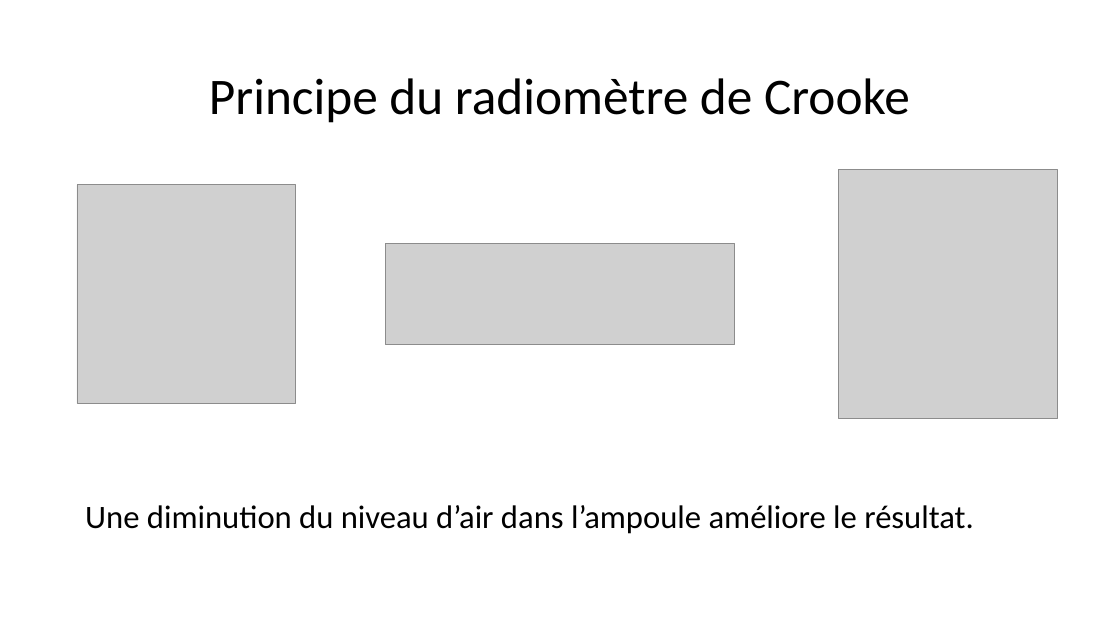
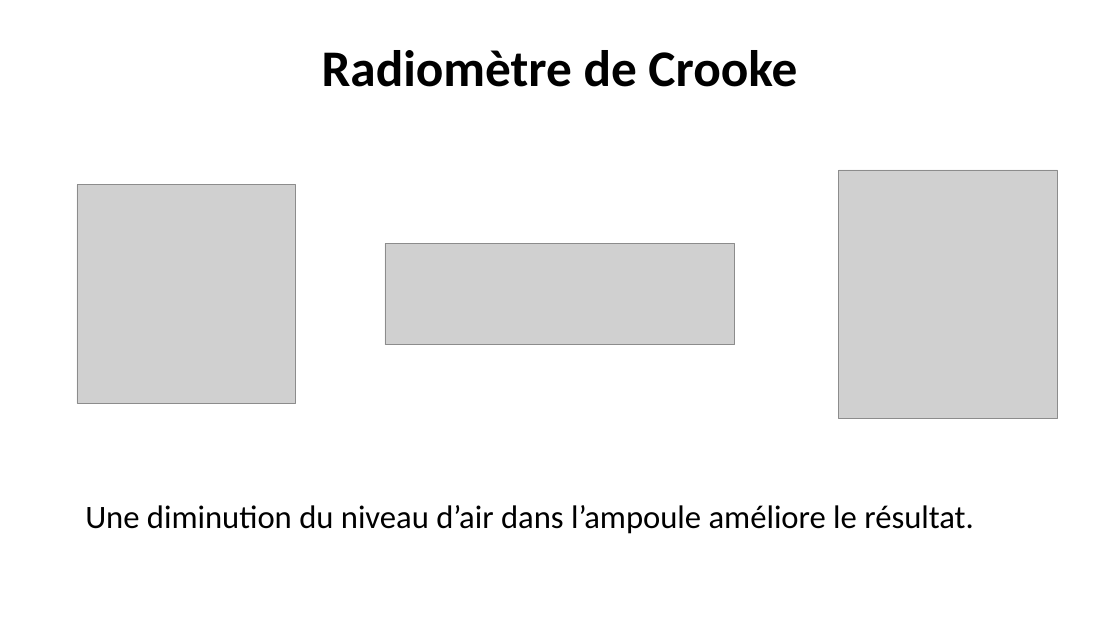
Before and after one commit to Apolerag/Cours_M2, a slide deck: slide 7 of AATI/Présentation/presentation_argoud_chemier.pptx. Drawn at 1120x630 pixels with LibreOffice and Linux fonts; fonts in the diff are those of the drawing; grey boxes stand for pictures; background and template pictures are left out. Boxes give left, top, right and bottom in pixels: in the first picture for what was removed or moved away, otherwise in the second. Text is boxed around its words. In the diff, an @@ line names an element or a change of style, - is before the commit and + after.

```diff
--- a/AATI/Présentation/presentation_argoud_chemier.pptx
+++ b/AATI/Présentation/presentation_argoud_chemier.pptx
@@ text at bbox=[322, 50, 797, 87]: text changed; bold on @@
-Principe du radiomètre de Crooke
+Radiomètre de Crooke
```
Also in this commit, not shown: 14 other slides changed, 1 slide removed, 5 other files.
